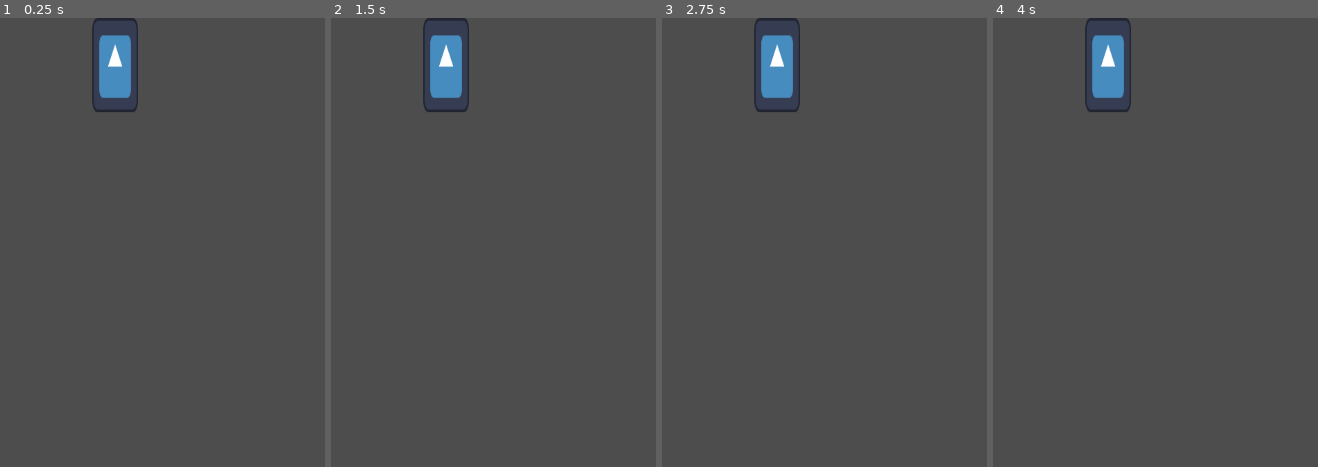
Above: before the commit, frames 1-4 (left to right).
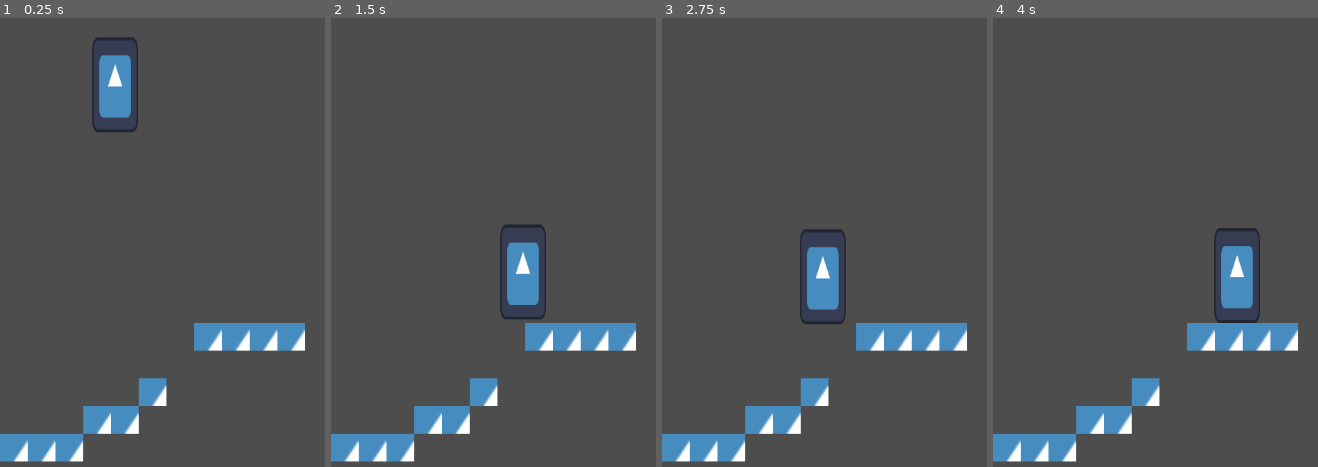
Above: after the commit, the same moments.

Repository: OhKay404/Haven-Platformer
Game: Godot game, scene res://main.tscn
Two runs of this game, one before a commit and one after it. Both use one fixed random seed, a clock stepped at 60 frames per second and the inputs below. The project has no main scene, so this scene is started directly. The engine's default icon, where the game draws it, is replaced by a stand-in: a white triangle on a blue panel in a dark square.
Inputs (mouse positions are in pixels of both pictures, inside the frame that each line leads up to):
- Up to frame 1 (0.25 s): no input
- Up to frame 2 (1.5 s): tap Enter at 0.5 s; move the mouse to (outside the picture) at 0.52 s; hold D (right, bound only after the commit) from 0.53 s (still down); tap Up (jump, bound only after the commit) at 0.6, 0.77, 1.07 s; click (outside the picture) at 0.67 s; move the mouse to (571, 264) at 1.27 s; tap Alt at 1.35 s
- Up to frame 3 (2.75 s): tap Up (jump, bound only after the commit) at 1.52, 1.55, 1.82, 2.3 s; move the mouse to (outside the picture) at 2.02 s; release D (right, bound only after the commit) at 2.03 s; hold A (left, bound only after the commit) from 2.03 s (still down); tap Shift at 2.1 s
- Up to frame 4 (4 s): move the mouse to (outside the picture) at 2.77 s; release A (left, bound only after the commit) at 2.78 s; hold D (right, bound only after the commit) from 2.78 s (still down); tap Up (jump, bound only after the commit) at 2.85, 3.02, 3.32, 3.77, 3.8 s; click (outside the picture) at 2.92 s; move the mouse to (outside the picture) at 3.52 s; tap Alt at 3.6 s

The runs differ from the first frame. In frame 1, 6.8% of the frame differs, in the area x 0-94%, y 0-99%; in frame 2, 8.9%; in frame 3, 8.9%; in frame 4, 8.9%.

Commit message:
Add TileMapLayer, attach script to Player node, add jump, left, and right input maps

Diff:
--- a/main.tscn
+++ b/main.tscn
@@ -1,13 +1,150 @@
-[gd_scene load_steps=3 format=3 uid="uid://i7vi2nicg458"]
+[gd_scene load_steps=6 format=4 uid="uid://i7vi2nicg458"]
 
+[ext_resource type="Script" uid="uid://c6ayegtq2088j" path="res://player.gd" id="1_0xm2m"]
 [ext_resource type="Texture2D" uid="uid://2uh3h6s0xm6d" path="res://icon.svg" id="1_ig7tw"]
 
 [sub_resource type="RectangleShape2D" id="RectangleShape2D_0xm2m"]
 size = Vector2(65, 136)
 
+[sub_resource type="TileSetAtlasSource" id="TileSetAtlasSource_h2yge"]
+texture = ExtResource("1_ig7tw")
+0:0/0 = 0
+0:0/0/physics_layer_0/polygon_0/points = PackedVector2Array(-8, -8, 8, -8, 8, 8, -8, 8)
+1:0/0 = 0
+1:0/0/physics_layer_0/polygon_0/points = PackedVector2Array(-8, -8, 8, -8, 8, 8, -8, 8)
+2:0/0 = 0
+2:0/0/physics_layer_0/polygon_0/points = PackedVector2Array(-8, -8, 8, -8, 8, 8, -8, 8)
+3:0/0 = 0
+3:0/0/physics_layer_0/polygon_0/points = PackedVector2Array(-8, -8, 8, -8, 8, 8, -8, 8)
+4:0/0 = 0
+4:0/0/physics_layer_0/polygon_0/points = PackedVector2Array(-8, -8, 8, -8, 8, 8, -8, 8)
+5:0/0 = 0
+5:0/0/physics_layer_0/polygon_0/points = PackedVector2Array(-8, -8, 8, -8, 8, 8, -8, 8)
+6:0/0 = 0
+6:0/0/physics_layer_0/polygon_0/points = PackedVector2Array(-8, -8, 8, -8, 8, 8, -8, 8)
+7:0/0 = 0
+7:0/0/physics_layer_0/polygon_0/points = PackedVector2Array(-8, -8, 8, -8, 8, 8, -8, 8)
+0:1/0 = 0
+0:1/0/physics_layer_0/polygon_0/points = PackedVector2Array(-8, -8, 8, -8, 8, 8, -8, 8)
+1:1/0 = 0
+1:1/0/physics_layer_0/polygon_0/points = PackedVector2Array(-8, -8, 8, -8, 8, 8, -8, 8)
+2:1/0 = 0
+2:1/0/physics_layer_0/polygon_0/points = PackedVector2Array(-8, -8, 8, -8, 8, 8, -8, 8)
+3:1/0 = 0
+3:1/0/physics_layer_0/polygon_0/points = PackedVector2Array(-8, -8, 8, -8, 8, 8, -8, 8)
+4:1/0 = 0
+4:1/0/physics_layer_0/polygon_0/points = PackedVector2Array(-8, -8, 8, -8, 8, 8, -8, 8)
+5:1/0 = 0
+5:1/0/physics_layer_0/polygon_0/points = PackedVector2Array(-8, -8, 8, -8, 8, 8, -8, 8)
+6:1/0 = 0
+6:1/0/physics_layer_0/polygon_0/points = PackedVector2Array(-8, -8, 8, -8, 8, 8, -8, 8)
+7:1/0 = 0
+7:1/0/physics_layer_0/polygon_0/points = PackedVector2Array(-8, -8, 8, -8, 8, 8, -8, 8)
+0:2/0 = 0
+0:2/0/physics_layer_0/polygon_0/points = PackedVector2Array(-8, -8, 8, -8, 8, 8, -8, 8)
+1:2/0 = 0
+1:2/0/physics_layer_0/polygon_0/points = PackedVector2Array(-8, -8, 8, -8, 8, 8, -8, 8)
+2:2/0 = 0
+2:2/0/physics_layer_0/polygon_0/points = PackedVector2Array(-8, -8, 8, -8, 8, 8, -8, 8)
+3:2/0 = 0
+3:2/0/physics_layer_0/polygon_0/points = PackedVector2Array(-8, -8, 8, -8, 8, 8, -8, 8)
+4:2/0 = 0
+4:2/0/physics_layer_0/polygon_0/points = PackedVector2Array(-8, -8, 8, -8, 8, 8, -8, 8)
+5:2/0 = 0
+5:2/0/physics_layer_0/polygon_0/points = PackedVector2Array(-8, -8, 8, -8, 8, 8, -8, 8)
+6:2/0 = 0
+6:2/0/physics_layer_0/polygon_0/points = PackedVector2Array(-8, -8, 8, -8, 8, 8, -8, 8)
+7:2/0 = 0
+7:2/0/physics_layer_0/polygon_0/points = PackedVector2Array(-8, -8, 8, -8, 8, 8, -8, 8)
+0:3/0 = 0
+0:3/0/physics_layer_0/polygon_0/points = PackedVector2Array(-8, -8, 8, -8, 8, 8, -8, 8)
+1:3/0 = 0
+1:3/0/physics_layer_0/polygon_0/points = PackedVector2Array(-8, -8, 8, -8, 8, 8, -8, 8)
+2:3/0 = 0
+2:3/0/physics_layer_0/polygon_0/points = PackedVector2Array(-8, -8, 8, -8, 8, 8, -8, 8)
+3:3/0 = 0
+3:3/0/physics_layer_0/polygon_0/points = PackedVector2Array(-8, -8, 8, -8, 8, 8, -8, 8)
+4:3/0 = 0
+4:3/0/physics_layer_0/polygon_0/points = PackedVector2Array(-8, -8, 8, -8, 8, 8, -8, 8)
+5:3/0 = 0
+5:3/0/physics_layer_0/polygon_0/points = PackedVector2Array(-8, -8, 8, -8, 8, 8, -8, 8)
+6:3/0 = 0
+6:3/0/physics_layer_0/polygon_0/points = PackedVector2Array(-8, -8, 8, -8, 8, 8, -8, 8)
+7:3/0 = 0
+7:3/0/physics_layer_0/polygon_0/points = PackedVector2Array(-8, -8, 8, -8, 8, 8, -8, 8)
+0:4/0 = 0
+0:4/0/physics_layer_0/polygon_0/points = PackedVector2Array(-8, -8, 8, -8, 8, 8, -8, 8)
+1:4/0 = 0
+1:4/0/physics_layer_0/polygon_0/points = PackedVector2Array(-8, -8, 8, -8, 8, 8, -8, 8)
+2:4/0 = 0
+2:4/0/physics_layer_0/polygon_0/points = PackedVector2Array(-8, -8, 8, -8, 8, 8, -8, 8)
+3:4/0 = 0
+3:4/0/physics_layer_0/polygon_0/points = PackedVector2Array(-8, -8, 8, -8, 8, 8, -8, 8)
+4:4/0 = 0
+4:4/0/physics_layer_0/polygon_0/points = PackedVector2Array(-8, -8, 8, -8, 8, 8, -8, 8)
+5:4/0 = 0
+5:4/0/physics_layer_0/polygon_0/points = PackedVector2Array(-8, -8, 8, -8, 8, 8, -8, 8)
+6:4/0 = 0
+6:4/0/physics_layer_0/polygon_0/points = PackedVector2Array(-8, -8, 8, -8, 8, 8, -8, 8)
+7:4/0 = 0
+7:4/0/physics_layer_0/polygon_0/points = PackedVector2Array(-8, -8, 8, -8, 8, 8, -8, 8)
+0:5/0 = 0
+0:5/0/physics_layer_0/polygon_0/points = PackedVector2Array(-8, -8, 8, -8, 8, 8, -8, 8)
+1:5/0 = 0
+1:5/0/physics_layer_0/polygon_0/points = PackedVector2Array(-8, -8, 8, -8, 8, 8, -8, 8)
+2:5/0 = 0
+2:5/0/physics_layer_0/polygon_0/points = PackedVector2Array(-8, -8, 8, -8, 8, 8, -8, 8)
+3:5/0 = 0
+3:5/0/physics_layer_0/polygon_0/points = PackedVector2Array(-8, -8, 8, -8, 8, 8, -8, 8)
+4:5/0 = 0
+4:5/0/physics_layer_0/polygon_0/points = PackedVector2Array(-8, -8, 8, -8, 8, 8, -8, 8)
+5:5/0 = 0
+5:5/0/physics_layer_0/polygon_0/points = PackedVector2Array(-8, -8, 8, -8, 8, 8, -8, 8)
+6:5/0 = 0
+6:5/0/physics_layer_0/polygon_0/points = PackedVector2Array(-8, -8, 8, -8, 8, 8, -8, 8)
+7:5/0 = 0
+7:5/0/physics_layer_0/polygon_0/points = PackedVector2Array(-8, -8, 8, -8, 8, 8, -8, 8)
+0:6/0 = 0
+0:6/0/physics_layer_0/polygon_0/points = PackedVector2Array(-8, -8, 8, -8, 8, 8, -8, 8)
+1:6/0 = 0
+1:6/0/physics_layer_0/polygon_0/points = PackedVector2Array(-8, -8, 8, -8, 8, 8, -8, 8)
+2:6/0 = 0
+2:6/0/physics_layer_0/polygon_0/points = PackedVector2Array(-8, -8, 8, -8, 8, 8, -8, 8)
+3:6/0 = 0
+3:6/0/physics_layer_0/polygon_0/points = PackedVector2Array(-8, -8, 8, -8, 8, 8, -8, 8)
+4:6/0 = 0
+4:6/0/physics_layer_0/polygon_0/points = PackedVector2Array(-8, -8, 8, -8, 8, 8, -8, 8)
+5:6/0 = 0
+5:6/0/physics_layer_0/polygon_0/points = PackedVector2Array(-8, -8, 8, -8, 8, 8, -8, 8)
+6:6/0 = 0
+6:6/0/physics_layer_0/polygon_0/points = PackedVector2Array(-8, -8, 8, -8, 8, 8, -8, 8)
+7:6/0 = 0
+7:6/0/physics_layer_0/polygon_0/points = PackedVector2Array(-8, -8, 8, -8, 8, 8, -8, 8)
+0:7/0 = 0
+0:7/0/physics_layer_0/polygon_0/points = PackedVector2Array(-8, -8, 8, -8, 8, 8, -8, 8)
+1:7/0 = 0
+1:7/0/physics_layer_0/polygon_0/points = PackedVector2Array(-8, -8, 8, -8, 8, 8, -8, 8)
+2:7/0 = 0
+2:7/0/physics_layer_0/polygon_0/points = PackedVector2Array(-8, -8, 8, -8, 8, 8, -8, 8)
+3:7/0 = 0
+3:7/0/physics_layer_0/polygon_0/points = PackedVector2Array(-8, -8, 8, -8, 8, 8, -8, 8)
+4:7/0 = 0
+4:7/0/physics_layer_0/polygon_0/points = PackedVector2Array(-8, -8, 8, -8, 8, 8, -8, 8)
+5:7/0 = 0
+5:7/0/physics_layer_0/polygon_0/points = PackedVector2Array(-8, -8, 8, -8, 8, 8, -8, 8)
+6:7/0 = 0
+6:7/0/physics_layer_0/polygon_0/points = PackedVector2Array(-8, -8, 8, -8, 8, 8, -8, 8)
+7:7/0 = 0
+7:7/0/physics_layer_0/polygon_0/points = PackedVector2Array(-8, -8, 8, -8, 8, 8, -8, 8)
+
+[sub_resource type="TileSet" id="TileSet_ig7tw"]
+physics_layer_0/collision_layer = 1
+sources/0 = SubResource("TileSetAtlasSource_h2yge")
+
 [node name="Node" type="Node"]
 
 [node name="Player" type="CharacterBody2D" parent="."]
+script = ExtResource("1_0xm2m")
 
 [node name="Sprite2D" type="Sprite2D" parent="Player"]
 position = Vector2(166, 68)
@@ -17,3 +154,8 @@
 [node name="CollisionShape2D" type="CollisionShape2D" parent="Player"]
 position = Vector2(166.5, 68)
 shape = SubResource("RectangleShape2D_0xm2m")
+
+[node name="TileMapLayer" type="TileMapLayer" parent="."]
+scale = Vector2(2.5, 2.5)
+tile_map_data = PackedByteArray("AAAAAA8AAAADAAIAAAABAA8AAAADAAIAAAACAA8AAAADAAIAAAADAA4AAAADAAIAAAAEAA4AAAADAAIAAAAFAA0AAAADAAIAAAAHAAsAAAADAAIAAAAKAAsAAAADAAIAAAAIAAsAAAADAAIAAAAJAAsAAAADAAIAAAA=")
+tile_set = SubResource("TileSet_ig7tw")
--- /dev/null
+++ b/player.gd
@@ -0,0 +1,25 @@
+extends CharacterBody2D
+
+
+const SPEED = 300.0
+const JUMP_VELOCITY = -400.0
+
+
+func _physics_process(delta: float) -> void:
+	# Add the gravity.
+	if not is_on_floor():
+		velocity += get_gravity() * delta
+
+	# Handle jump.
+	if Input.is_action_just_pressed("jump") and is_on_floor():
+		velocity.y = JUMP_VELOCITY
+
+	# Get the input direction and handle the movement/deceleration.
+	# As good practice, you should replace UI actions with custom gameplay actions.
+	var direction := Input.get_axis("left", "right")
+	if direction:
+		velocity.x = direction * SPEED
+	else:
+		velocity.x = move_toward(velocity.x, 0, SPEED)
+
+	move_and_slide()
--- a/project.godot
+++ b/project.godot
@@ -18,6 +18,28 @@
 
 enabled=PackedStringArray("res://addons/godot_super-wakatime/plugin.cfg")
 
+[input]
+
+jump={
+"deadzone": 0.2,
+"events": [Object(InputEventKey,"resource_local_to_scene":false,"resource_name":"","device":0,"window_id":0,"alt_pressed":false,"shift_pressed":false,"ctrl_pressed":false,"meta_pressed":false,"pressed":false,"keycode":0,"physical_keycode":4194320,"key_label":0,"unicode":0,"location":0,"echo":false,"script":null)
+, Object(InputEventKey,"resource_local_to_scene":false,"resource_name":"","device":0,"window_id":0,"alt_pressed":false,"shift_pressed":false,"ctrl_pressed":false,"meta_pressed":false,"pressed":false,"keycode":0,"physical_keycode":32,"key_label":0,"unicode":0,"location":0,"echo":false,"script":null)
+, Object(InputEventKey,"resource_local_to_scene":false,"resource_name":"","device":0,"window_id":0,"alt_pressed":false,"shift_pressed":false,"ctrl_pressed":false,"meta_pressed":false,"pressed":false,"keycode":0,"physical_keycode":87,"key_label":0,"unicode":0,"location":0,"echo":false,"script":null)
+]
+}
+left={
+"deadzone": 0.2,
+"events": [Object(InputEventKey,"resource_local_to_scene":false,"resource_name":"","device":0,"window_id":0,"alt_pressed":false,"shift_pressed":false,"ctrl_pressed":false,"meta_pressed":false,"pressed":false,"keycode":0,"physical_keycode":65,"key_label":0,"unicode":0,"location":0,"echo":false,"script":null)
+, Object(InputEventKey,"resource_local_to_scene":false,"resource_name":"","device":0,"window_id":0,"alt_pressed":false,"shift_pressed":false,"ctrl_pressed":false,"meta_pressed":false,"pressed":false,"keycode":0,"physical_keycode":4194319,"key_label":0,"unicode":0,"location":0,"echo":false,"script":null)
+]
+}
+right={
+"deadzone": 0.2,
+"events": [Object(InputEventKey,"resource_local_to_scene":false,"resource_name":"","device":0,"window_id":0,"alt_pressed":false,"shift_pressed":false,"ctrl_pressed":false,"meta_pressed":false,"pressed":false,"keycode":0,"physical_keycode":68,"key_label":0,"unicode":0,"location":0,"echo":false,"script":null)
+, Object(InputEventKey,"resource_local_to_scene":false,"resource_name":"","device":0,"window_id":0,"alt_pressed":false,"shift_pressed":false,"ctrl_pressed":false,"meta_pressed":false,"pressed":false,"keycode":0,"physical_keycode":4194321,"key_label":0,"unicode":0,"location":0,"echo":false,"script":null)
+]
+}
+
 [rendering]
 
 renderer/rendering_method="mobile"
Not shown, added: player.gd.uid
